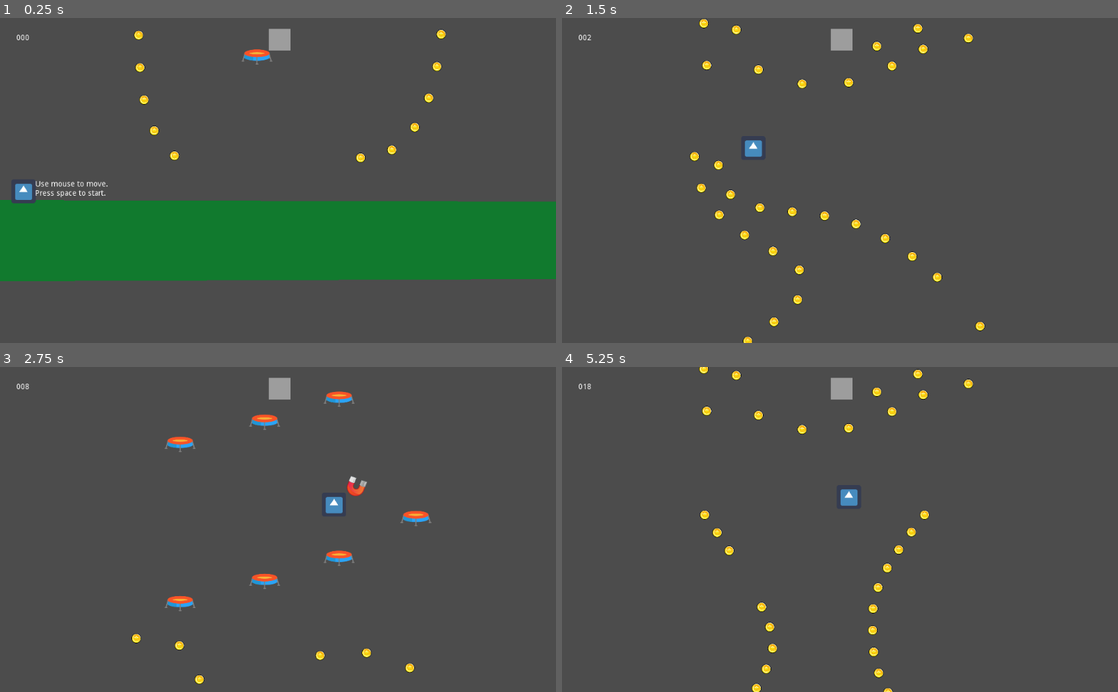
Above: before the commit, frames 1-4 (two rows, left to right).
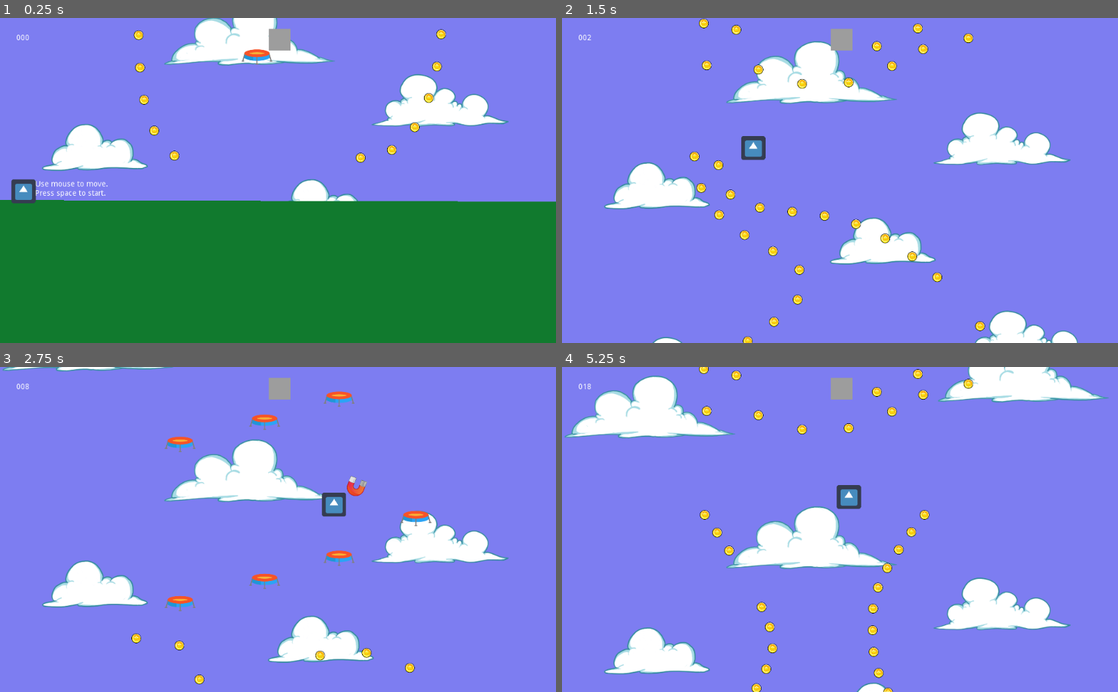
Above: after the commit, the same moments.

Repository: t-karcher/Mega_Jump
Game: Godot game, scene res://World.tscn
The game is run twice, just before and just after one commit, with the same random seed, the same clock (stepped at 60 frames per second) and the same inputs. The engine's default icon, where the game draws it, is replaced by a stand-in: a white triangle on a blue panel in a dark square.
Inputs (mouse positions are in pixels of both pictures, inside the frame that each line leads up to):
- Up to frame 1 (0.25 s): no input
- Up to frame 2 (1.5 s): tap Space (ui_select) at 0.5, 0.77 s; move the mouse to (962, 164) at 0.52 s; move the mouse to (728, 196) at 1.27 s
- Up to frame 3 (2.75 s): tap Space (ui_select) at 1.52 s; move the mouse to (333, 458) at 2.02 s
- Up to frame 4 (5.25 s): move the mouse to (812, 594) at 2.77 s; tap Space (ui_select) at 3.02, 3.77, 4.52 s; move the mouse to (1006, 578) at 3.52 s; move the mouse to (673, 480) at 4.27 s; move the mouse to (867, 529) at 5.02 s

The runs differ from the first frame. In frame 1, 75% of the frame differs, in the area x 0-100%, y 0-100%; in frame 2, 98%; in frame 3, 98%; in frame 4, 98%.

Commit message:
Background added

Diff:
--- a/Player.tscn
+++ b/Player.tscn
@@ -18,7 +18,7 @@
 orbit_velocity = 0.0
 orbit_velocity_random = 0.0
 scale = 5.0
-color = Color( 0.145098, 0.682353, 0.192157, 1 )
+color = Color( 0.737255, 0.301961, 0.0862745, 1 )
 
 [node name="Player" type="KinematicBody2D"]
 script = ExtResource( 1 )
--- a/World.tscn
+++ b/World.tscn
@@ -1,19 +1,32 @@
-[gd_scene load_steps=6 format=2]
+[gd_scene load_steps=7 format=2]
 
 [ext_resource path="res://World.gd" type="Script" id=1]
 [ext_resource path="res://Player.tscn" type="PackedScene" id=2]
 [ext_resource path="res://Segments/Rocket/rocket.png" type="Texture" id=3]
 [ext_resource path="res://HUD.gd" type="Script" id=4]
 [ext_resource path="res://Segments/Magnet/magnet.png" type="Texture" id=5]
+[ext_resource path="res://clouds_background.png" type="Texture" id=6]
 
 [node name="World" type="Node2D"]
 script = ExtResource( 1 )
+
+[node name="ParallaxBackground" type="ParallaxBackground" parent="."]
+
+[node name="ParallaxLayer" type="ParallaxLayer" parent="ParallaxBackground"]
+motion_scale = Vector2( 0.1, 0.1 )
+
+[node name="clouds_background" type="Sprite" parent="ParallaxBackground/ParallaxLayer"]
+position = Vector2( 0, -2361.33 )
+scale = Vector2( 0.539583, 0.539583 )
+texture = ExtResource( 6 )
+region_enabled = true
+region_rect = Rect2( 0, 0, 1920, 10000 )
 
 [node name="Level" type="Node2D" parent="."]
 
 [node name="Ground" type="Polygon2D" parent="Level"]
 color = Color( 0.0705882, 0.482353, 0.184314, 1 )
-polygon = PoolVector2Array( 513.395, 39.0022, 514.809, 181.838, -514.738, 186.08, -513.324, 36.1738 )
+polygon = PoolVector2Array( 513.395, 39.0022, 532.869, 355.781, -533.926, 358.777, -513.324, 36.1738 )
 
 [node name="QuickStartGuide" type="Label" parent="Level/Ground"]
 margin_left = -447.0
Binary file added: clouds_background.png
Not shown, added: clouds_background.png.import
